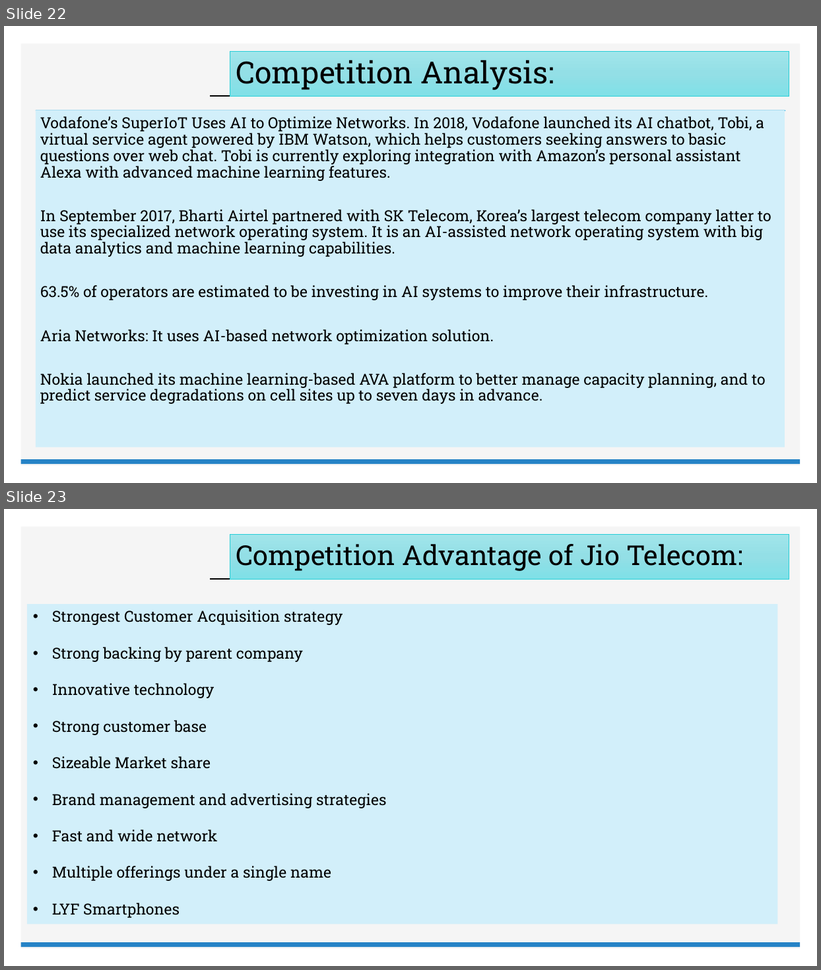
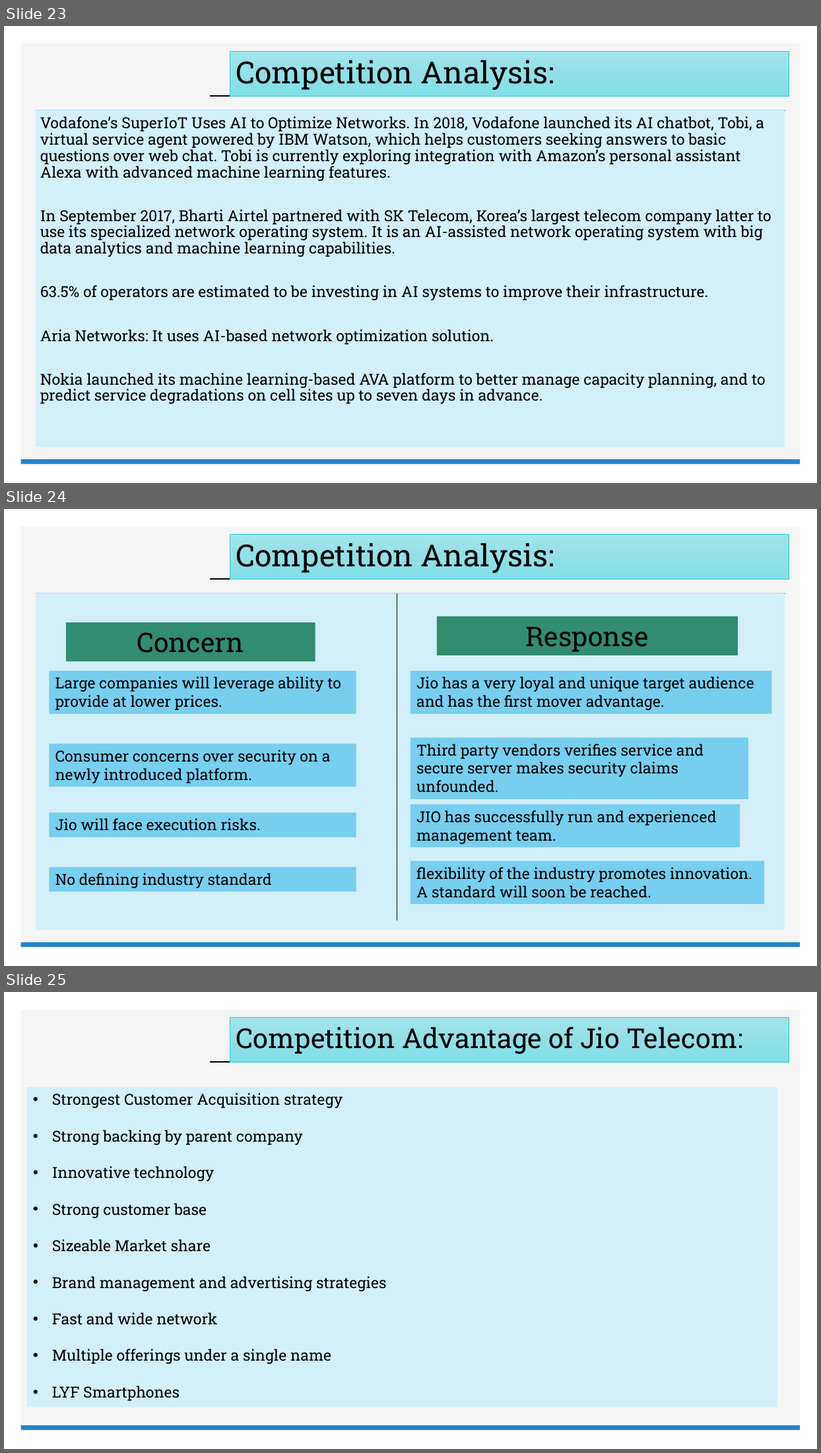
Before and after one commit to Embedded-org/ACCOMPLISHMENTS, a slide deck: SecondYearModule 02-Day 04/JIO_BUSINESS_PLAN.pptx. Shown one above the other, each under a label of ours: slides 22 and 23 before the commit, slides 23, 24 and 25 after it. The pictures are 821x970 and 821x1453 pixels, drawn with LibreOffice and Linux fonts; fonts in the diff are those of the drawing; background and template pictures are left out. Boxes give left, top, right and bottom in pixels: in the first picture for what was removed or moved away, otherwise in the second. Text is boxed around its words. In the diff, an @@ line names an element or a change of style, - is before the commit and + after.

```diff
--- a/SecondYearModule 02-Day 04/JIO_BUSINESS_PLAN.pptx
+++ b/SecondYearModule 02-Day 04/JIO_BUSINESS_PLAN.pptx
@@ slide 24 added at (4,509,817,966), background #FFFFFF; not listed: 3 template elements that a slide beside it also shows @@
@@ title added at (230,535,789,579), fill gradient #A2E5EB to #94E0E6 to #7FE0E7, outline #27CED7 0.5 pt, 36 pt, text #000000 @@
+Competition Analysis:
@@ line added from (36, 593) to (786, 593), #1CADE4 1 pt @@
@@ rectangle added at (36,593,785,931), fill #D2EFFA @@
@@ line added from (397, 593) to (397, 921), #000000 0.5 pt @@
@@ rectangle added at (66,623,316,661), fill #328B71, 32 pt, text #000000 @@
+Concern
@@ rectangle added at (437,617,739,656), fill #328B71, 32 pt, text #000000 @@
+Response
@@ rectangle added at (49,671,356,714), fill #77CEEF, 18 pt, text #000000 @@
+Large companies will leverage ability to provide at lower prices.
@@ rectangle added at (411,671,773,714), fill #77CEEF, 18 pt, text #000000 @@
+Jio has a very loyal and unique target audience and has the first mover advantage.
@@ rectangle added at (49,744,356,787), fill #77CEEF, 18 pt, text #000000 @@
+Consumer concerns over security on a newly introduced platform.
@@ rectangle added at (411,738,748,799), fill #77CEEF, 18 pt, text #000000 @@
+Third party vendors verifies service and secure server makes security claims unfounded.
@@ rectangle added at (411,804,741,848), fill #77CEEF, 18 pt, text #000000 @@
+JIO has successfully run and experienced management team.
@@ rectangle added at (49,813,356,837), fill #77CEEF, 18 pt, text #000000 @@
+Jio will face execution risks.
@@ rectangle added at (411,861,765,905), fill #77CEEF, 18 pt, text #000000 @@
+flexibility of the industry promotes innovation. A standard will soon be reached.
@@ rectangle added at (49,867,356,892), fill #77CEEF, 18 pt, text #000000 @@
+No defining industry standard
@@ what was slide 22 is now slide 23 @@
@@ what was slide 23 is now slide 25 @@
```
Also in this commit, not shown: 1 slide changed, 4 other slides added.
